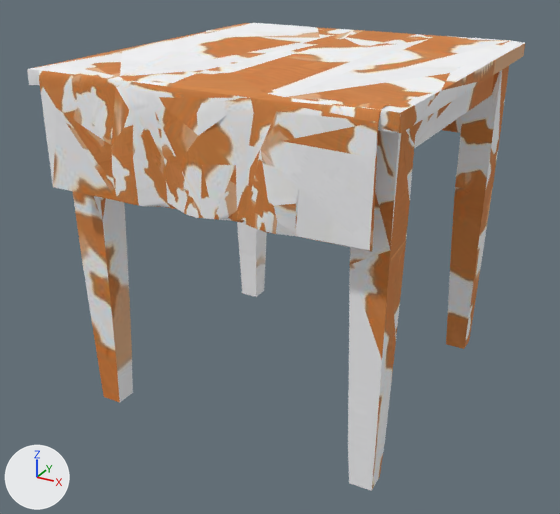
A saved change to the glTF model assets/diningTable.glb.
Both versions are drawn from a 50 mm camera at (1.73, -3.35, 1.46) aimed at (-0.05, -0.11, -0.16). Every picture has the same lights, and +X, +Y and +Z are marked at lower left. The picture after the commit comes second. Vertices at exactly the same position are counted once.

The scene before the commit, as lines of its bpy script (objects in view):
```python
me_mesh_0 = bpy.data.meshes.new('Mesh_0')
me_mesh_0.from_pydata(...)  # 776 vertices, 1483 faces; spans x -0.85..0.85, y -0.95..0.95, z -0.87..0.87
me_mesh_0.materials.append(mat_material_0)  # picture img_image_0
ob_mesh_0 = bpy.data.objects.new('Mesh_0', me_mesh_0)
ob_mesh_0.location = (0.0, 0.0, 0.0)
```
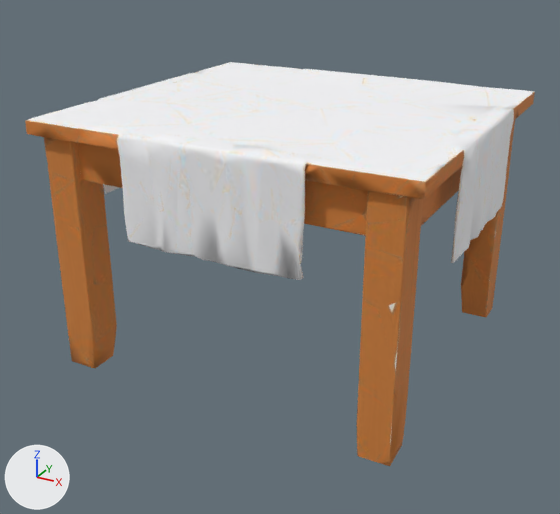
What changed in the scene script:
```text
Change me_mesh_0:
    used by ob_mesh_0; location = (0.0, 0.0, 0.0)
    remove me_mesh_0.from_pydata(...)  # 776 vertices, 1483 faces; spans x -0.85..0.85, y -0.95..0.95, z -0.87..0.87
    add me_mesh_0.from_pydata(...)  # 2630 vertices, 5262 faces; spans x -1.0..1.0, y -0.93..0.93, z -0.67..0.67
    me_mesh_0 part 1: the loose piece of 564 vertices spanning x -0.85..0.85, y -0.95..0.95, z -0.87..0.87 is rebuilt with 2630 vertices and now spans x -1.0..1.0, y -0.93..0.93, z -0.67..0.67
    other edits to the shape of me_mesh_0 do not show in these pictures
Change ob_mesh_0:
    ob_mesh_0.location: (0.0, 0.0, 0.0) -> (0.0, 0.0, -0.013)
    ob_mesh_0.scale: (1.0, 1.0, 1.0) -> (0.951, 0.951, 0.951)
```

Location of each change, (x1, y1, x2, y2) in pixels of the pictures (560 x 514 px):
'Mesh_0', reshaped, moved, rescaled (14% shorter): before (27, 23, 525, 491); after (25, 62, 535, 466)
